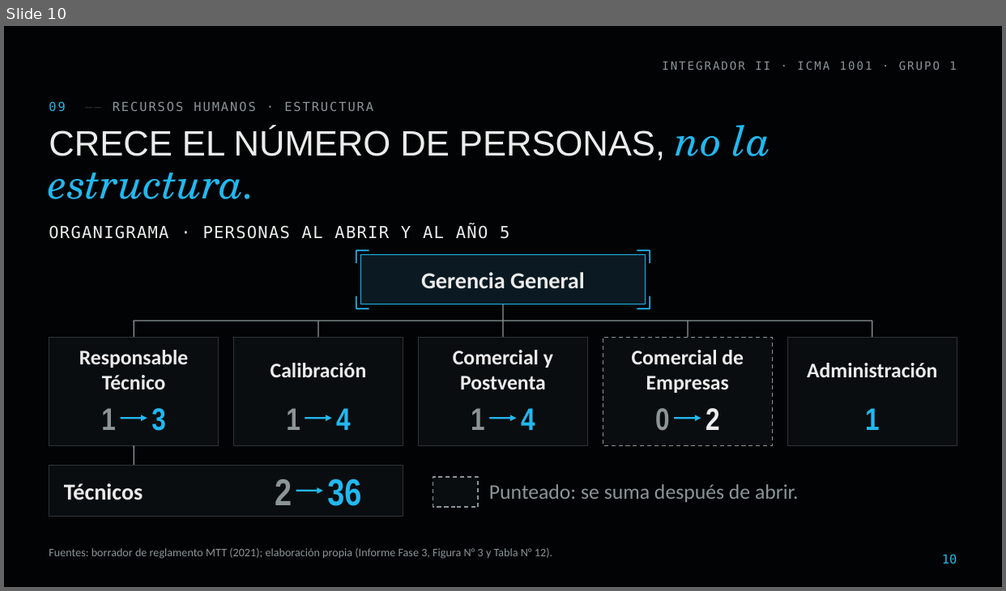
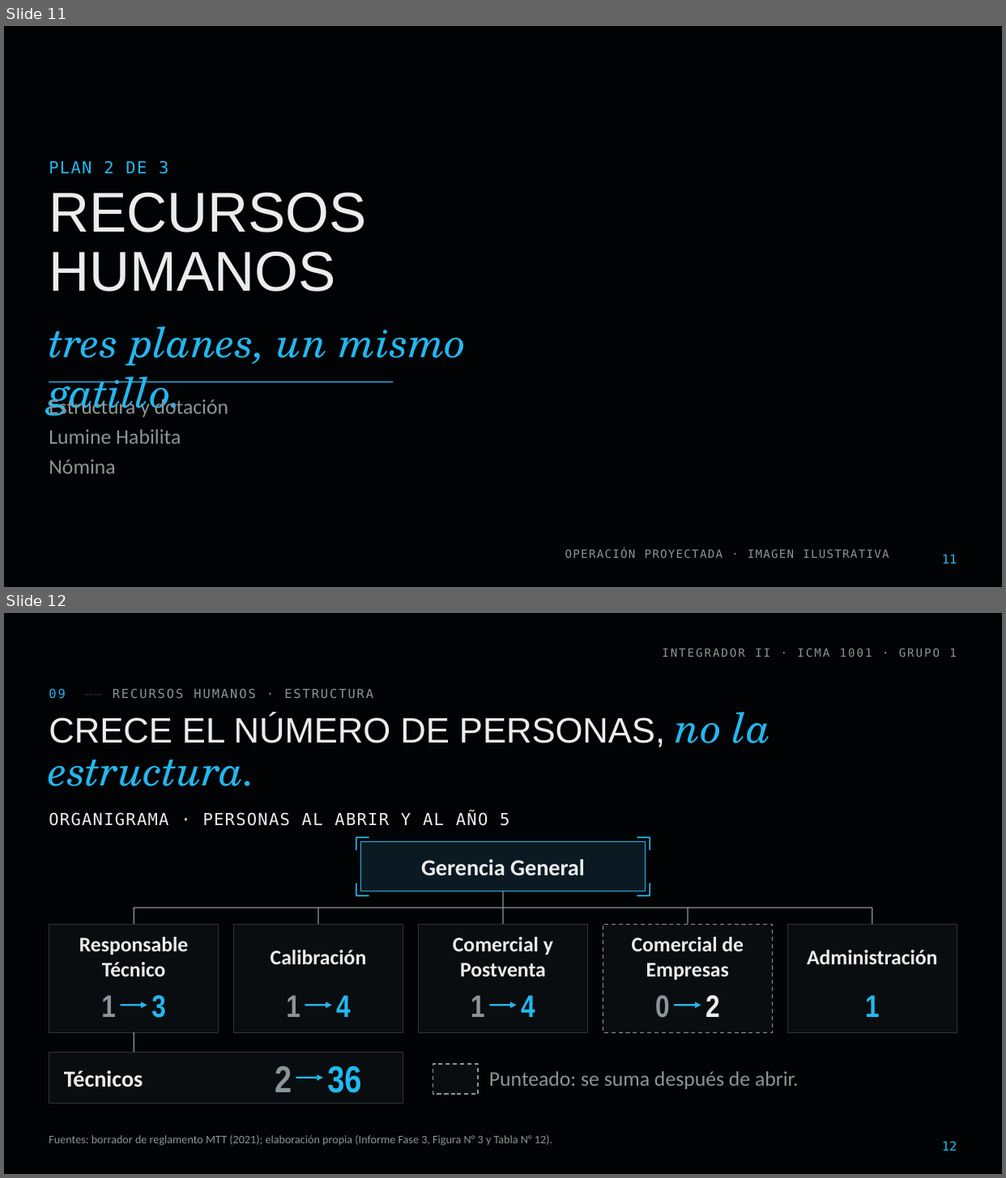
Before and after one commit to diegoaam0109-ux/lumine, a slide deck: fase-3/Grupo_01_LumineMotors_Fase3.pptx. Shown one above the other, each under a label of ours: slide 10 before the commit, slides 11 and 12 after it. The pictures are 1006x591 and 1006x1178 pixels, drawn with LibreOffice and Linux fonts; fonts in the diff are those of the drawing; background and template pictures are left out. Boxes give left, top, right and bottom in pixels: in the first picture for what was removed or moved away, otherwise in the second. Text is boxed around its words. In the diff, an @@ line names an element or a change of style, - is before the commit and + after.

```diff
--- a/fase-3/Grupo_01_LumineMotors_Fase3.pptx
+++ b/fase-3/Grupo_01_LumineMotors_Fase3.pptx
@@ slide 11 added at <box>4,26,1002,587</box>, background picture (left out) @@
@@ text added at <box>49,160,168,174</box>, 16 pt, text #22B8F0 @@
+PLAN 2 DE 3
@@ text added at <box>49,192,366,292</box>, 54 pt, text #ECECEC @@
+RECURSOS
+HUMANOS
@@ text added at <box>49,327,467,417</box>, 40 pt, text #22B8F0, italic @@
+tres planes, un mismo gatillo.
@@ line added from (49, 382) to (394, 382), #22B8F0 1 pt @@
@@ text added at <box>49,397,228,417</box>, 20 pt, text #8B9598 @@
+Estructura y dotación
@@ text added at <box>49,429,181,444</box>, 20 pt, text #8B9598 @@
+Lumine Habilita
@@ text added at <box>49,459,115,474</box>, 20 pt, text #8B9598 @@
+Nómina
@@ text added at <box>565,548,889,558</box>, 11 pt, text #8B9598 @@
+OPERACIÓN PROYECTADA · IMAGEN ILUSTRATIVA
@@ page number added at <box>942,554,957,564</box>, 12 pt, text #22B8F0 @@
+11
@@ what was slide 10 is now slide 12 @@
@@ page number at <box>942,1141,957,1151</box>: text changed @@
-10
+12
```
Also in this commit, not shown: 15 slides changed, 3 other slides added, 14 other files.
